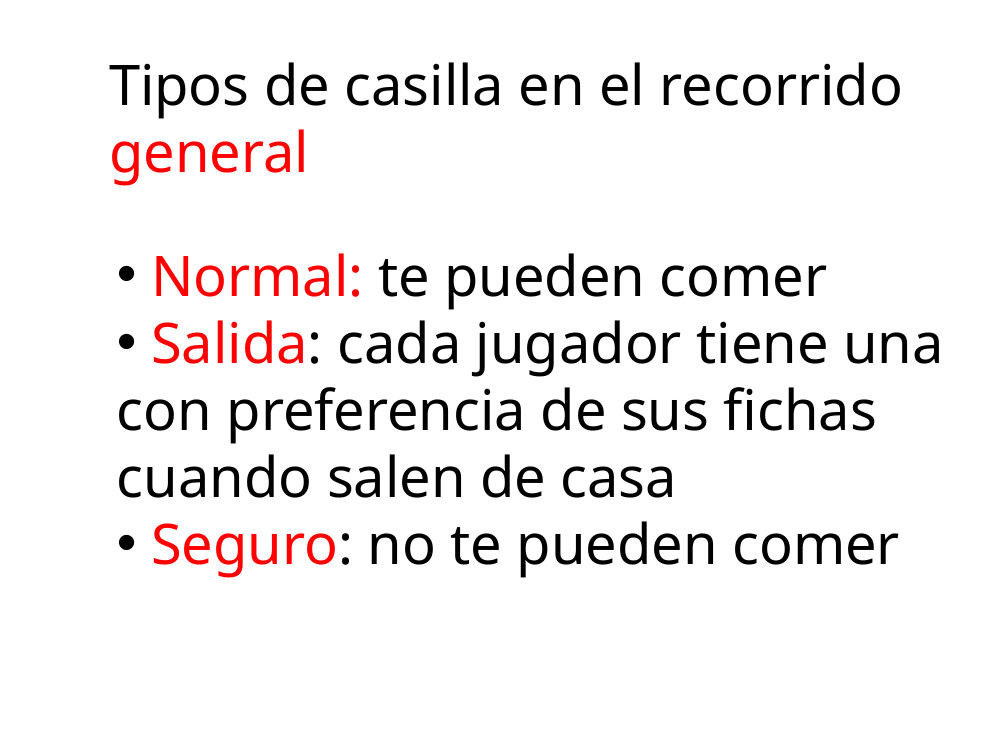
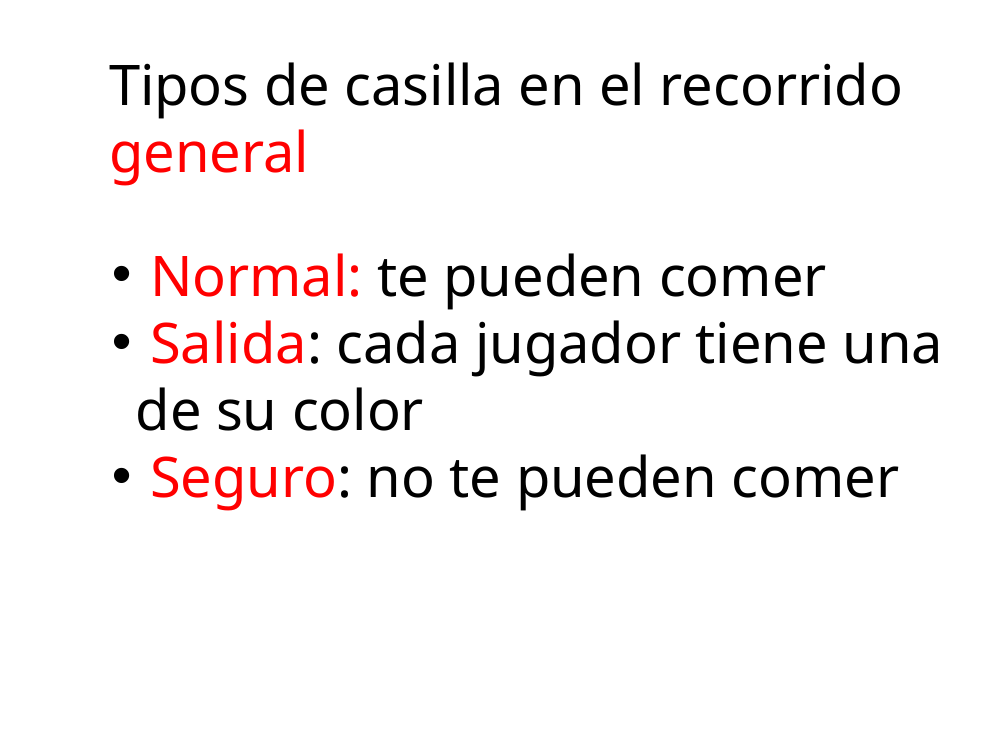
Before and after one commit to kikeacedo/Parchis, a slide deck: slide 10 of Parchis.pptx. Drawn at 1008x756 pixels with LibreOffice and Linux fonts; fonts in the diff are those of the drawing. Boxes give left, top, right and bottom in pixels: in the first picture for what was removed or moved away, otherwise in the second. Text is boxed around its words. In the diff, an @@ line names an element or a change of style, - is before the commit and + after.

Commit message:
1.0
Terminado para 1 Jugador

```diff
--- a/Parchis.pptx
+++ b/Parchis.pptx
@@ text "Normal: te pueden comer": place and size @@
-text "Normal: te pueden comer" at (117, 253, 944, 578)
+text "Normal: te pueden comer" at (136, 253, 943, 511)
@@ text at (150, 253, 899, 511): list level 1 to 2 in "Normal: te pueden comer"; list level 1 to 2 in "Seguro: no te pueden comer" @@
@@ text at (136, 320, 943, 431): text changed @@
-• Salida: cada jugador tiene una con preferencia de sus fichas cuando salen de casa
+  • Salida: cada jugador tiene una de su color
```
Also in this commit, not shown: 12 other slides changed, 7 slides added, 5 slides removed, 36 other files.
